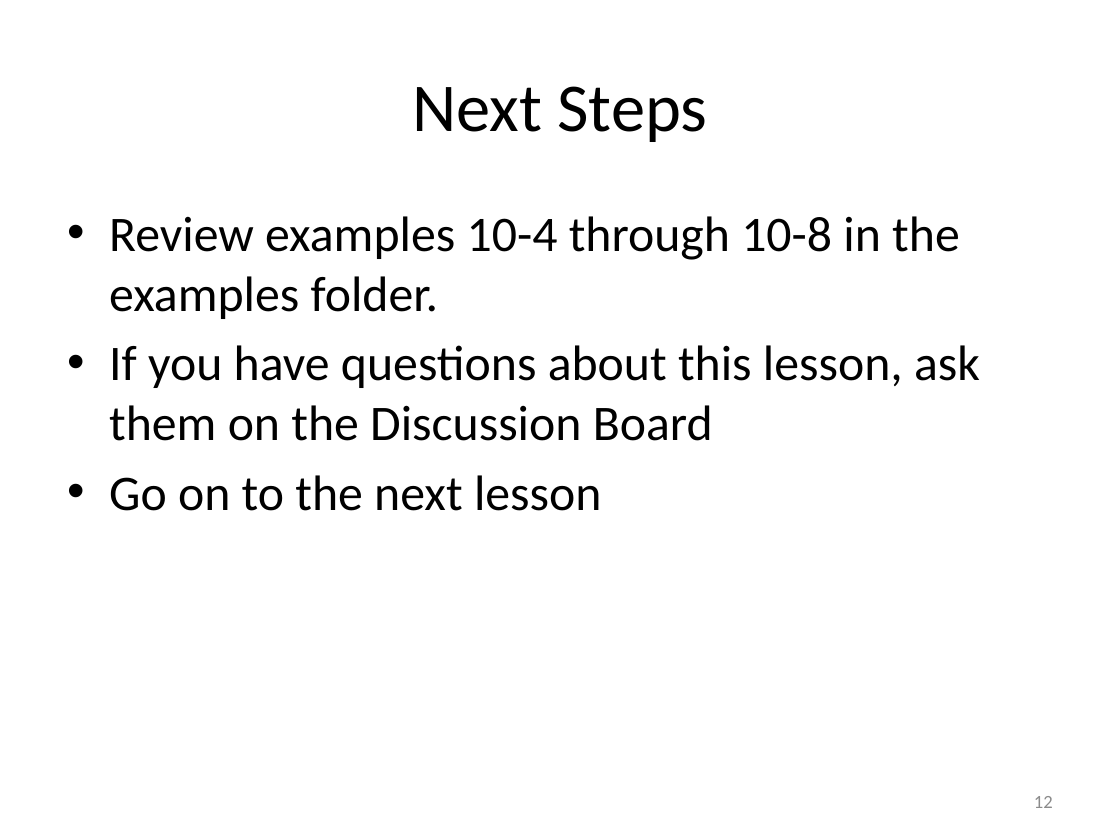
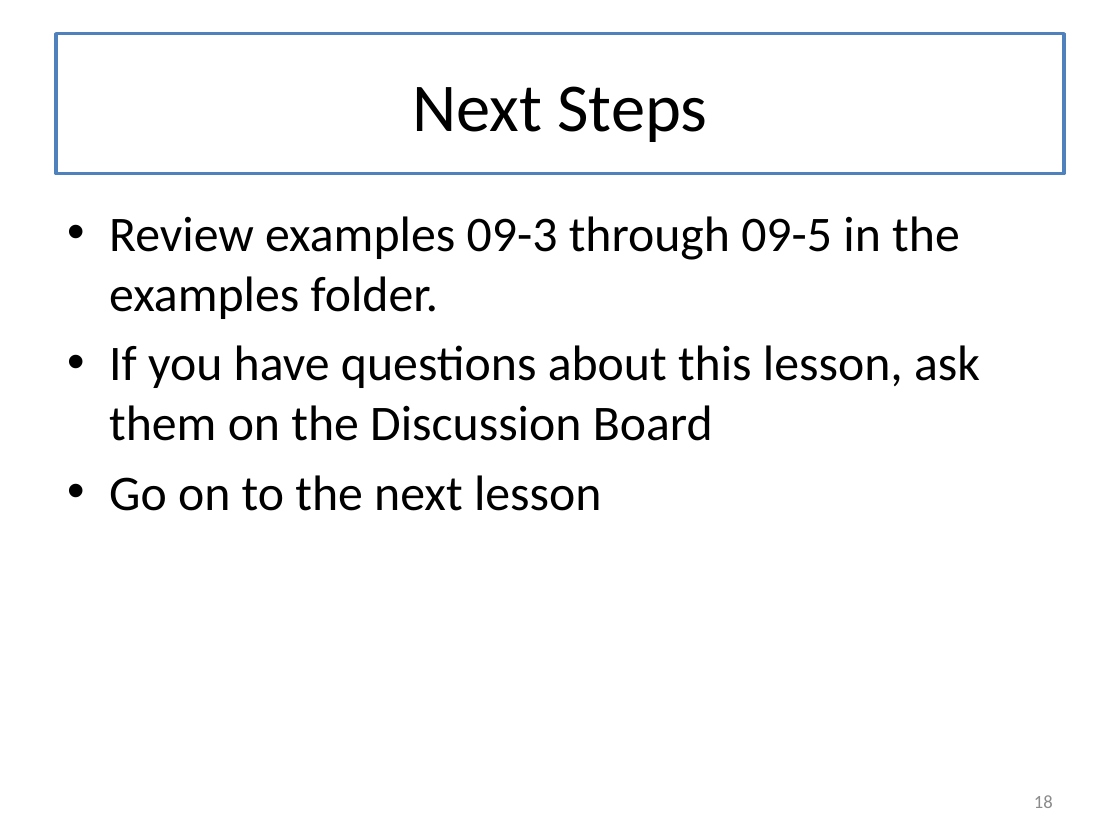
Before and after one commit to mwand/cs5010f16, a slide deck: slide 18 of Slides/Lesson 9.3 Functions vs Classes.pptx (slide 12 before the commit). Drawn at 1120x840 pixels with LibreOffice and Linux fonts; fonts in the diff are those of the drawing. Boxes give left, top, right and bottom in pixels: in the first picture for what was removed or moved away, otherwise in the second. Text is boxed around its words. In the diff, an @@ line names an element or a change of style, - is before the commit and + after.

```diff
--- a/Slides/Lesson 9.3 Functions vs Classes.pptx
+++ b/Slides/Lesson 9.3 Functions vs Classes.pptx
@@ title "Next Steps": place and size @@
-title "Next Steps" at [412,86,707,142]
+title "Next Steps" at [56,34,1064,174]
@@ title "Next Steps" at [56,34,1064,174]: fill none to #FFFFFF; outline none to #4F81BD 2.25 pt @@
@@ text at [109,216,960,319]: text changed @@
-• Review examples 10-4 through 10-8 in the examples folder.
+• Review examples 09-3 through 09-5 in the examples folder.
@@ page number at [1034,795,1053,808]: text changed @@
-12
+18
```
Also in this commit, not shown: 11 other slides changed, 6 slides added, 10 other files.
